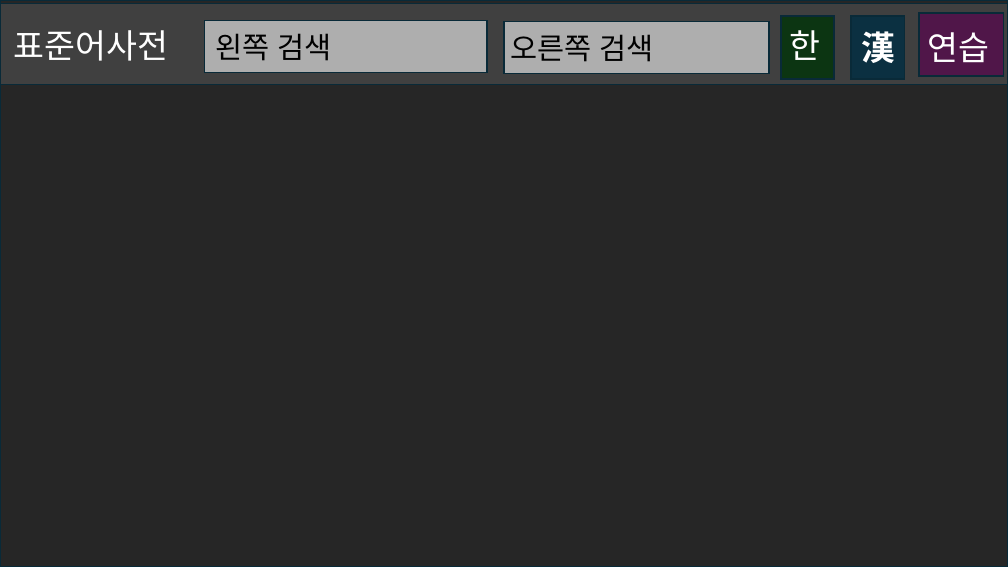
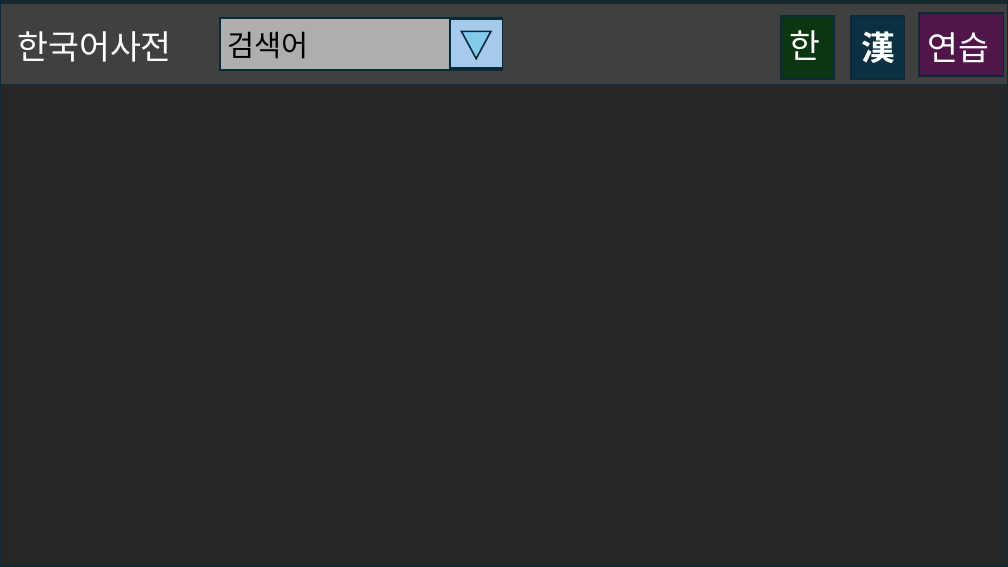
Before and after one commit to krduffy/korean-dictionary, a slide deck: slide 2 of prototypes.pptx (slide 1 before the commit). Drawn at 1008x567 pixels with LibreOffice and Linux fonts; fonts in the diff are those of the drawing. Boxes give left, top, right and bottom in pixels: in the first picture for what was removed or moved away, otherwise in the second. Text is boxed around its words. In the diff, an @@ line names an element or a change of style, - is before the commit and + after.

```diff
--- a/prototypes.pptx
+++ b/prototypes.pptx
@@ rectangle: place and size @@
-rectangle at (205, 20, 488, 73)
+rectangle at (220, 18, 503, 70)
@@ rectangle added at (450, 20, 502, 68), fill #A6CAEC, outline #092A39 1.5 pt @@
@@ rectangle removed at (504, 22, 770, 74) @@
@@ text at (17, 31, 172, 62): text changed @@
-표준어사전
+한국어사전
@@ text at (228, 31, 309, 59): text changed @@
-왼쪽 검색
+검색어
@@ triangle added at (461, 31, 491, 58), fill #83CBEB, outline #092A39 1.5 pt @@
@@ text removed at (510, 34, 653, 62) @@
-오른쪽 검색
```
Also in this commit, not shown: 3 slides added, 10 other files.
